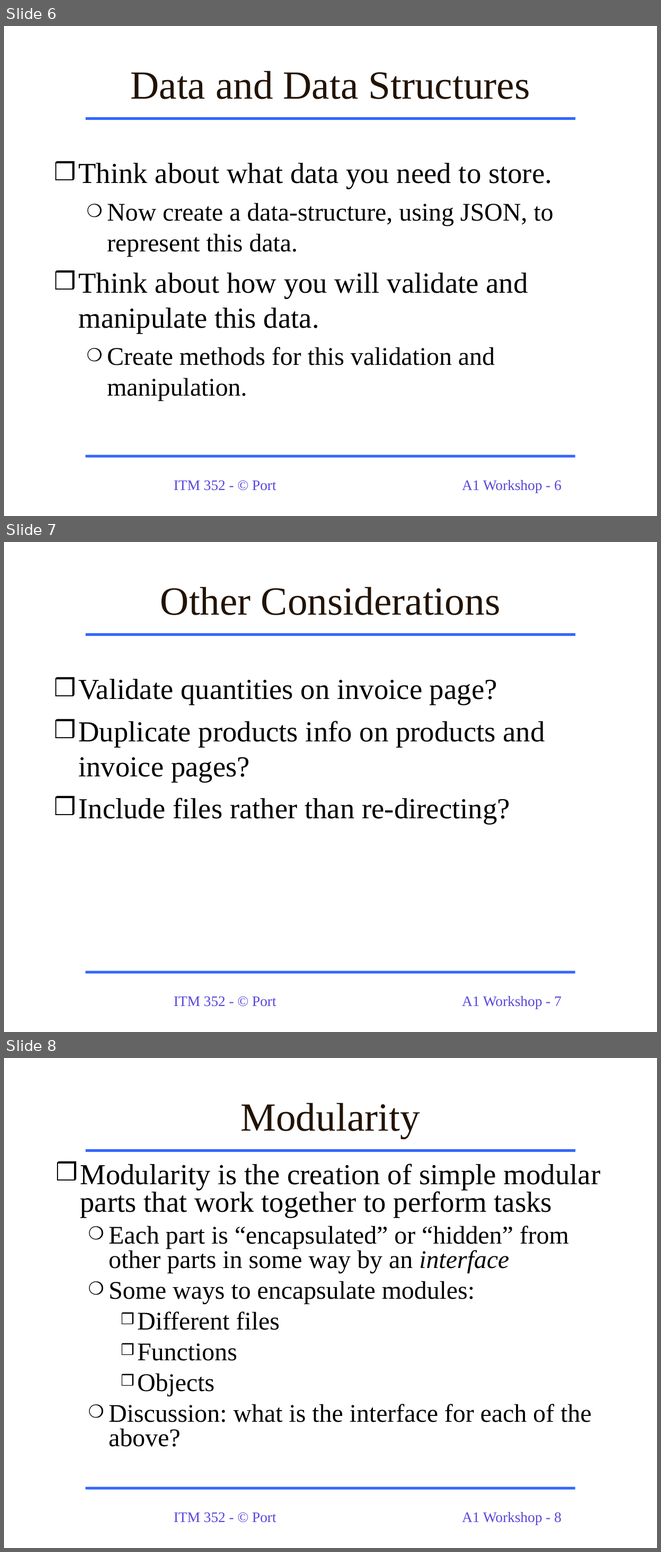
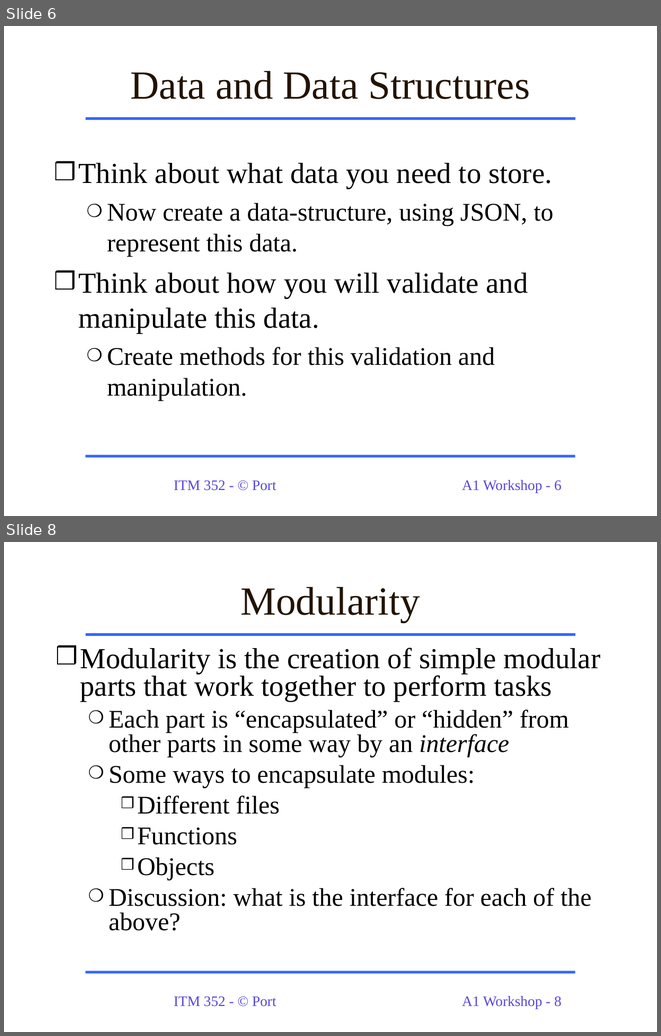
Before and after one commit to dport96/ITM352, a slide deck: morea/130.Assignment1/A1_Workshop_ITM352.ppt. Shown one above the other, each under a label of ours: slides 6, 7 and 8 before the commit, slides 6 and 8 after it; the slides between them are not shown. The pictures are 661x1552 and 661x1036 pixels, drawn with LibreOffice and Linux fonts; fonts in the diff are those of the drawing. Boxes give left, top, right and bottom in pixels: in the first picture for what was removed or moved away, otherwise in the second. Text is boxed around its words. In the diff, an @@ line names an element or a change of style, - is before the commit and + after.

```diff
--- a/morea/130.Assignment1/A1_Workshop_ITM352.ppt
+++ b/morea/130.Assignment1/A1_Workshop_ITM352.ppt
@@ slide 7 removed at bbox=[4, 542, 657, 1032], background #FFFFFF; not listed: 4 template elements that a slide beside it also shows @@
@@ title removed at bbox=[160, 587, 500, 615] @@
-Other Considerations
@@ text removed at bbox=[78, 679, 545, 824] @@
-❒ Validate quantities on invoice page?
-❒ Duplicate products info on products and invoice pages?
-❒ Include files rather than re-directing?
```
Also in this commit, not shown: 5 slides changed, 1 slide added, 1 other file.
